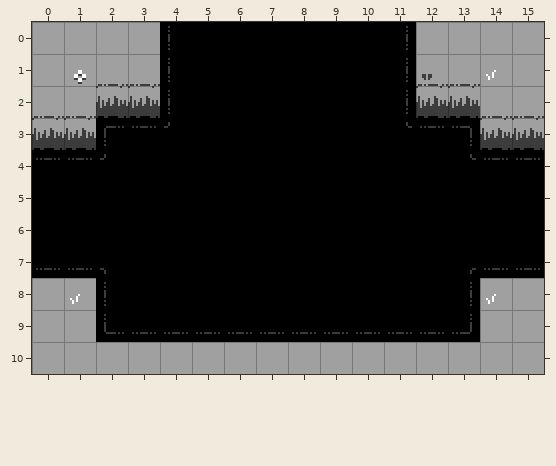
Tiled map -- art/rooms/GrassyTest_Standard_NEW.tmx. The picture above was drawn from the file before the commit.
Cells are 16x16 px. Shown: x 0..15, y 0..10.
And afterwards:
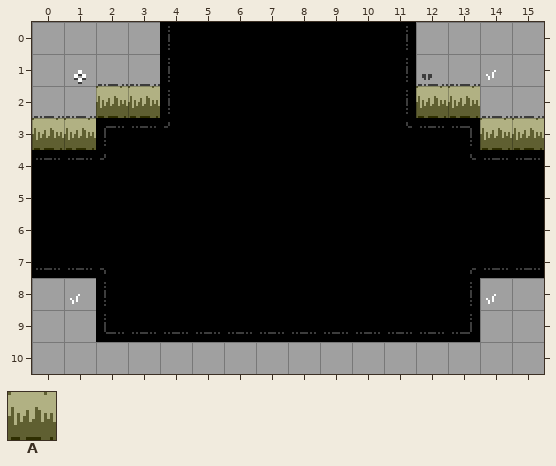
Key: from "Attributes": A 2.
_ is an empty cell.
Tiles of an added or newly shown layer are drawn over the layers below it.
See-through tiles are keyed as they look on the map.
Commit message: Do the multi-layer thing, add an attributes layer for rooms
Diff:
Layer "Attributes" (added):
y 2: x 2..3 __ -> AA; x 12..13 __ -> AA
y 3: x 0..1 __ -> AA; x 14..15 __ -> AA
